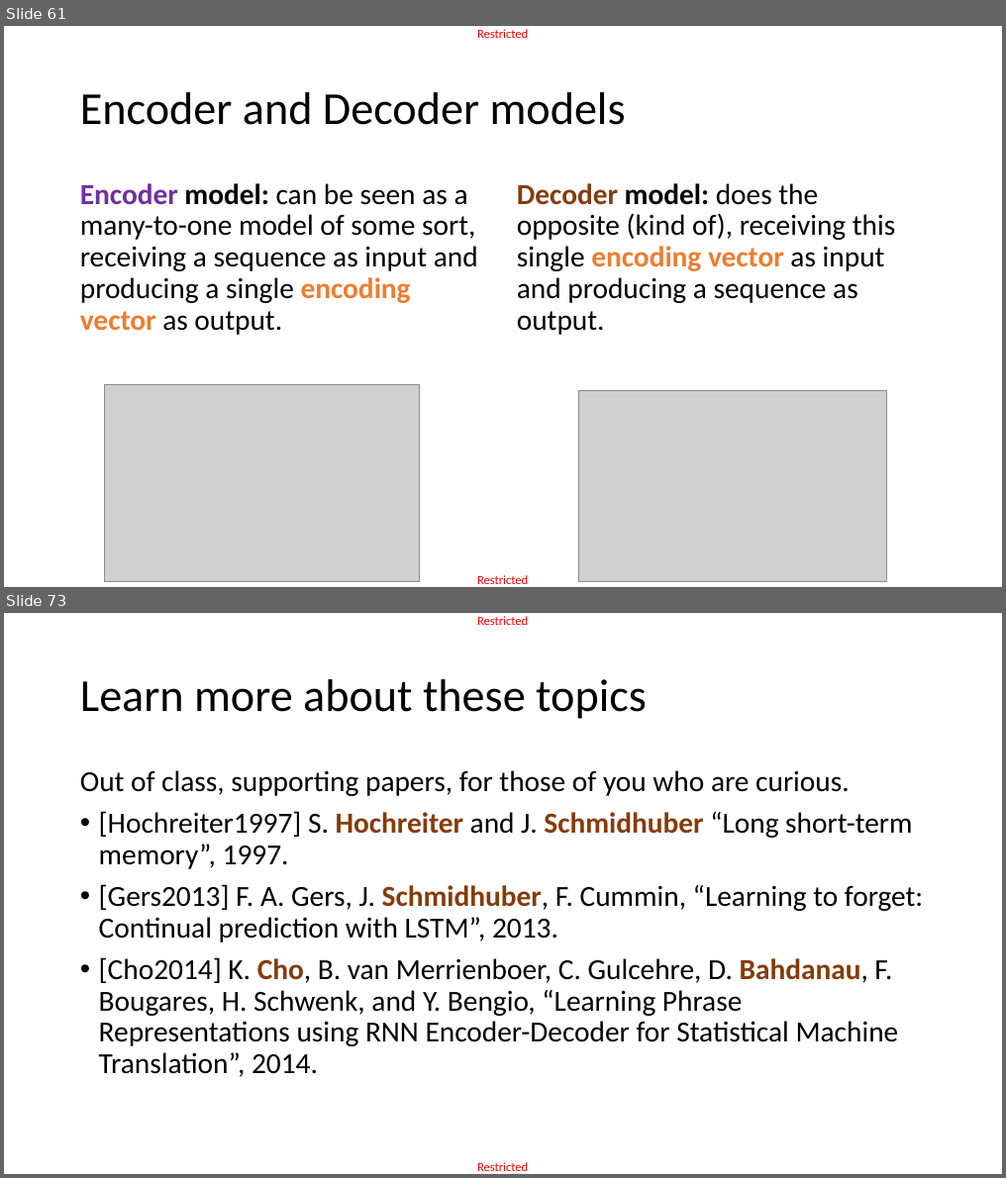
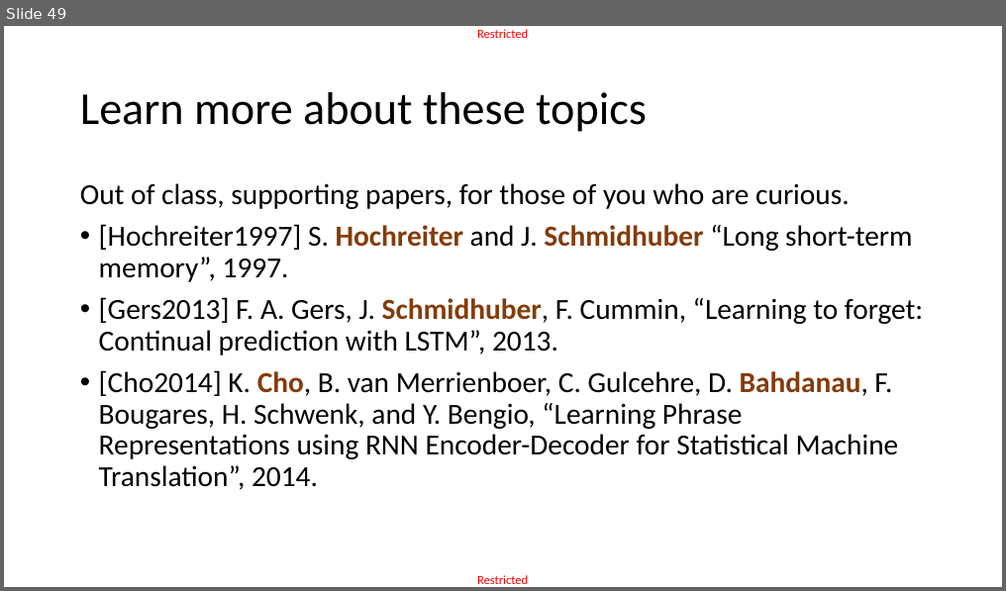
Before and after one commit to matthieudemari/SUTD_DL_50_039, a slide deck: W6/2. W6S2 final/W6S2.pptx. Shown one above the other, each under a label of ours: slides 61 and 73 before the commit, slide 49 after it; the slides between them are not shown. The pictures are 1006x1178 and 1006x591 pixels, drawn with LibreOffice and Linux fonts; fonts in the diff are those of the drawing; grey boxes stand for pictures. Boxes give left, top, right and bottom in pixels: in the first picture for what was removed or moved away, otherwise in the second. Text is boxed around its words. In the diff, an @@ line names an element or a change of style, - is before the commit and + after.

```diff
--- a/W6/2. W6S2 final/W6S2.pptx
+++ b/W6/2. W6S2 final/W6S2.pptx
@@ slide 61 removed at bbox=[4, 26, 1002, 587], background #FFFFFF; not listed: 2 template elements that a slide beside it also shows @@
@@ title removed at bbox=[80, 92, 626, 125] @@
-Encoder and Decoder models
@@ text removed at bbox=[80, 183, 478, 335] @@
-Encoder model: can be seen as a many-to-one model of some sort, receiving a sequence as input and producing a single encoding vector as output.
@@ text removed at bbox=[517, 183, 895, 335] @@
-Decoder model: does the opposite (kind of), receiving this single encoding vector as input and producing a sequence as output.
@@ picture removed at bbox=[104, 385, 420, 582] @@
@@ picture removed at bbox=[579, 390, 886, 582] @@
@@ what was slide 73 is now slide 49 @@
```
Also in this commit, not shown: 9 slides changed, 2 slides added, 25 other slides removed, 13 other files.
